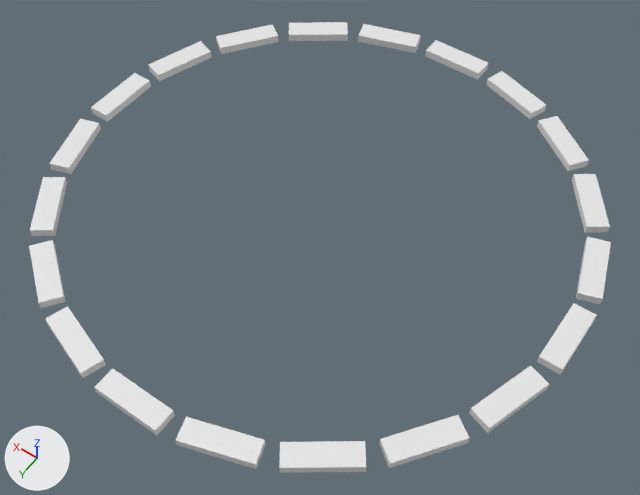
One commit to the FBX model Assets/_Project/Art/FBXs/Minigames/SprinkleTarget.fbx: the scene before it, then after it.
The view is the same before and after, from a 50 mm lens placed at (-18.6, 26.1, 37.1), pointed at (-1.1, 1.5, -1.5). The lights are fixed; the arrows at lower left show +X, +Y and +Z.
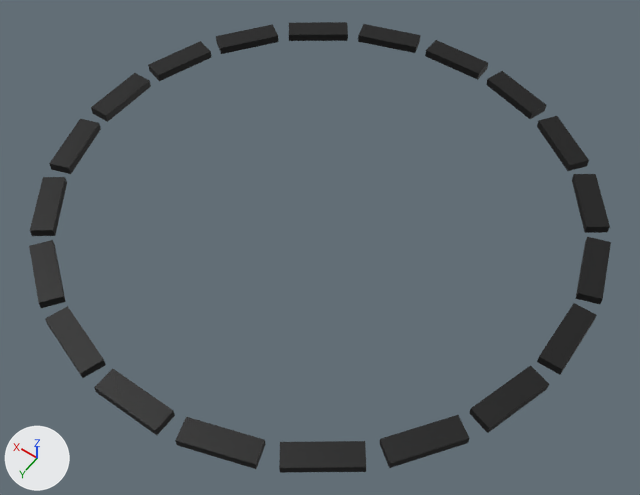
Pixel boxes [x1, y1, x2, y2] of what changed, in the pictures (640 x 495 px):
```json
{"part": 1, "of": "me_cube_001", "change": "recoloured", "before": [29, 22, 611, 473], "after": [29, 22, 611, 473], "on screen": "white to black"}
```

Edits to the scene script, one JSON object a line:
```json
{"op": "add", "block": "mat_outline", "code": ["mat_outline = principled_material('Outline')", "mat_outline.base_color = (0.0, 0.0, 0.0)  # black #000000"]}
{"op": "add", "block": "mat_basematerial", "code": ["mat_basematerial = principled_material('BaseMaterial')", "mat_basematerial.base_color = (0.8, 0.8, 0.8)  # white #e7e7e7"]}
{"block": "me_cube_001", "where": "# used by ob_cube; location = (0.0, 0.0, 0.0)"}
{"op": "remove", "block": "me_cube_001", "code": "me_cube_001.from_pydata(...)  # 160 vertices, 120 faces; spans x -15.5..15.5, y -15.5..15.5, z -0.3..0.3"}
{"op": "add", "block": "me_cube_001", "code": "me_cube_001.from_pydata(...)  # 320 vertices, 240 faces; spans x -15.5..15.5, y -15.5..15.5, z -0.3..0.3"}
{"block": "me_cube_001", "change": "me_cube_001 part 1: 120 faces spanning x -15.5..15.5, y -15.5..15.5, z -0.3..0.3 switch from no material to mat_outline (black #000000)"}
{"op": "add", "block": "me_cube_001", "code": "me_cube_001.materials.append(mat_basematerial)  # white #e7e7e7"}
```
